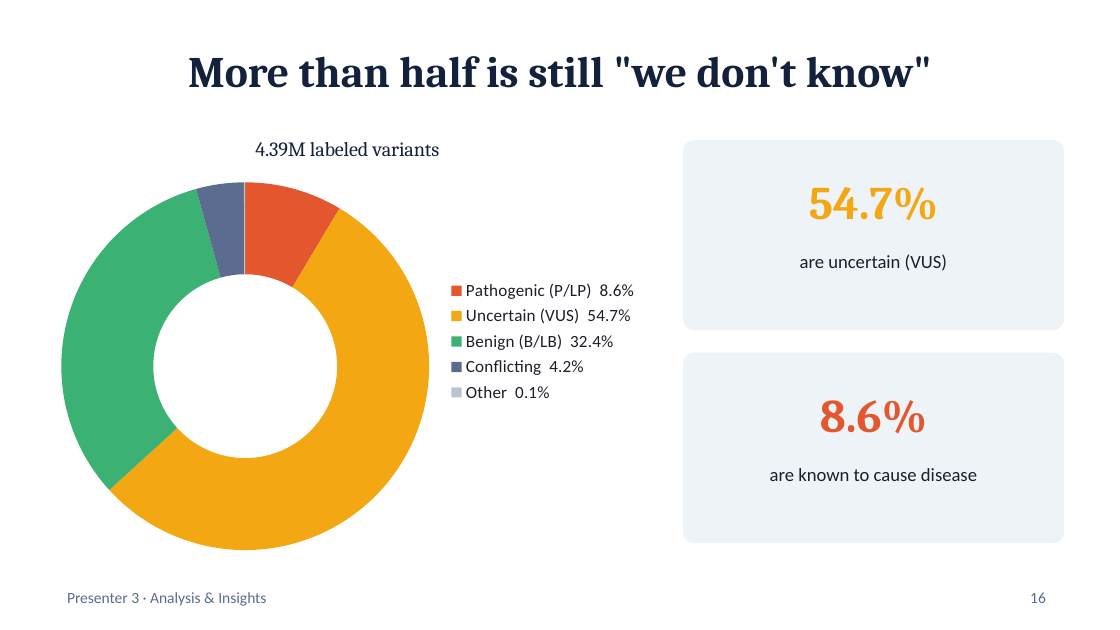
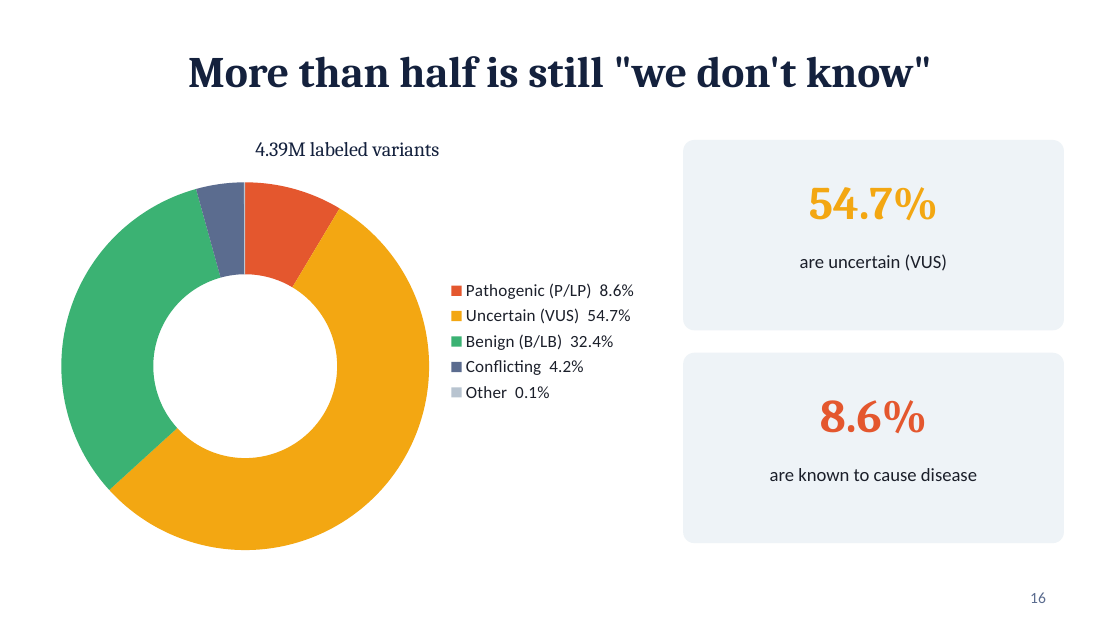
Before and after one commit to yeruka-ui/ClinVar-Data-Analysis, a slide deck: slide 16 of ClinVar_Project_Report.pptx. Drawn at 1120x630 pixels with LibreOffice and Linux fonts; fonts in the diff are those of the drawing. Boxes give left, top, right and bottom in pixels: in the first picture for what was removed or moved away, otherwise in the second. Text is boxed around its words. In the diff, an @@ line names an element or a change of style, - is before the commit and + after.

```diff
--- a/ClinVar_Project_Report.pptx
+++ b/ClinVar_Project_Report.pptx
@@ text removed at bbox=[67, 592, 266, 606] @@
-Presenter 3 · Analysis & Insights
```
Also in this commit, not shown: 21 other slides changed.
